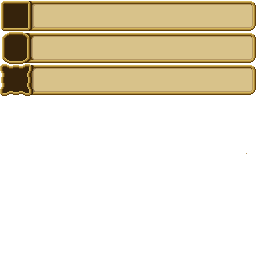
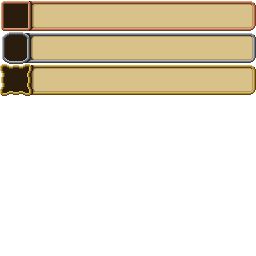
The second w=256, h=256 image is a revision of the first. Changes to its layers:
added layer "Task Plaque Copper" above "Task Plaque Gold" over bbox(1, 1, 256, 31)
added layer "Goal Plaque Silver" above "Goal Plaque Gold" over bbox(2, 32, 256, 64)
renamed "Layer 3" to "Challenge Plaque", showed it, painted on it over bbox(0, 64, 255, 95)
removed layer "Layer 2 copy 3" over bbox(0, 1, 256, 154)
